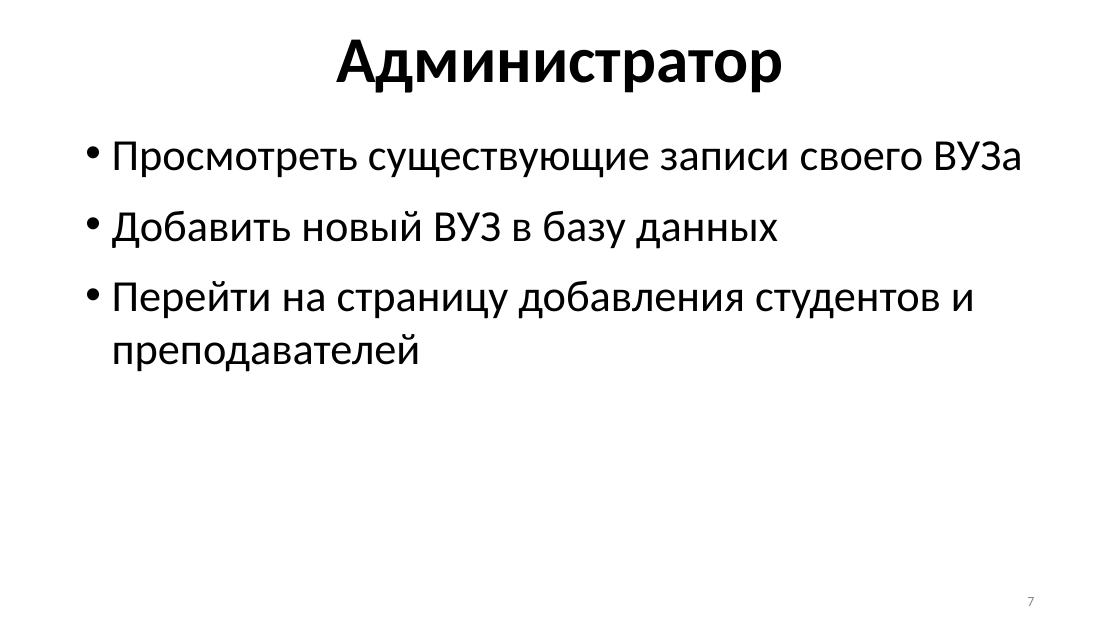
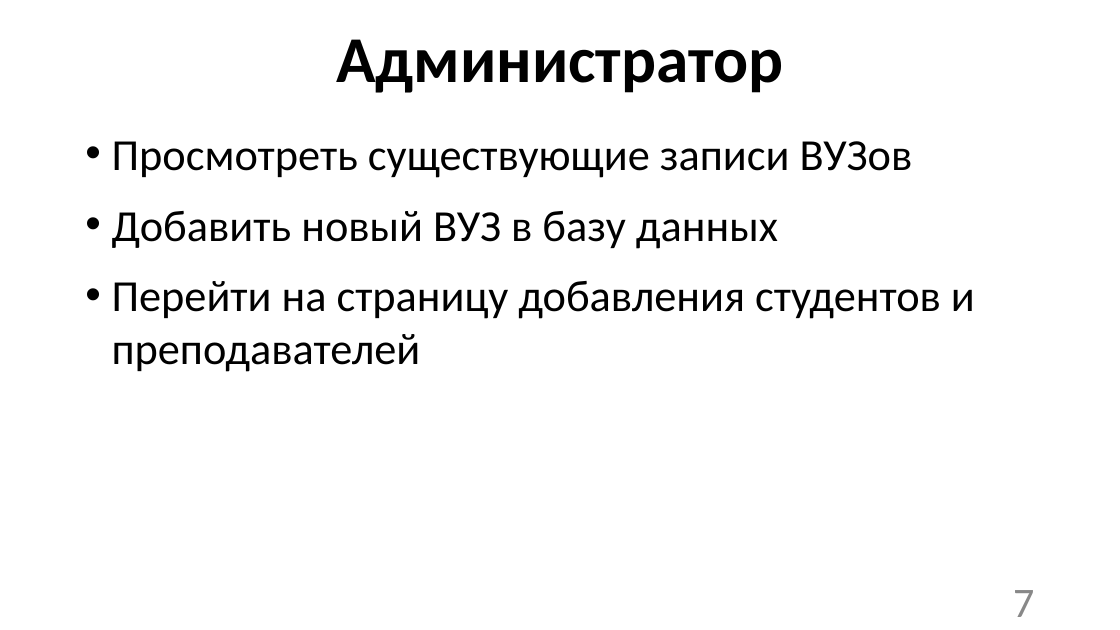
Before and after one commit to FedotBegemot/TP-5.2.4, a slide deck: slide 7 of Документация/TP_1.pptx. Drawn at 1120x630 pixels with LibreOffice and Linux fonts; fonts in the diff are those of the drawing; background and template pictures are left out. Boxes give left, top, right and bottom in pixels: in the first picture for what was removed or moved away, otherwise in the second. Text is boxed around its words. In the diff, an @@ line names an element or a change of style, - is before the commit and + after.

```diff
--- a/Документация/TP_1.pptx
+++ b/Документация/TP_1.pptx
@@ text at box(112, 141, 913, 178): text changed @@
-• Просмотреть существующие записи своего ВУЗа
+• Просмотреть существующие записи ВУЗов
@@ page number at box(1013, 590, 1034, 617): size 12 to 36 pt @@
```
Also in this commit, not shown: 4 other slides changed, 1 other file.
